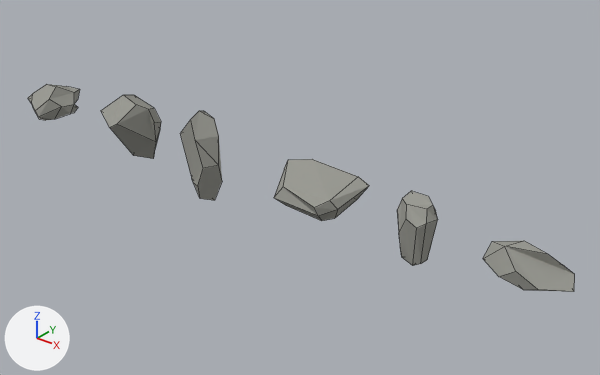
The Blender file Assets/Models/Doodads/smallRock.blend: old version first, new version second.
Both versions are drawn from a 50 mm camera at (3.8, -3.67, 2.29) aimed at (0.69, 0.22, -0.12). The axes (+X, +Y, +Z) are drawn at lower left. The lights are the same throughout. Mesh edges are drawn as thin lines.

Objects in the first picture: 's.rock1', 's.rock2', 's.rock3', 's.rock4', 's.rock5', 's.rock6'.
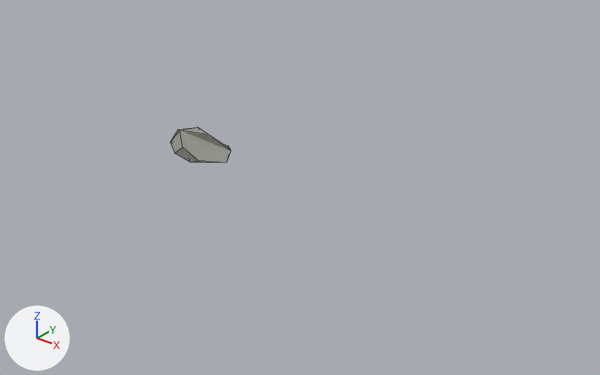
Where the newer file only moved an object's origin or applied its transform, the numbers keep the older frame.

Location of each change, [x1, y1, x2, y2] in pixels of the pictures (600 x 375 px):
's.rock6', mesh moved: before [483, 241, 575, 292]; after [170, 127, 231, 163]
's.rock2', hidden: before [274, 159, 369, 221]
's.rock1', hidden: before [180, 111, 222, 200]
's.rock3', hidden: before [101, 95, 161, 159]
's.rock5', hidden: before [397, 191, 438, 266]
's.rock4', hidden: before [28, 84, 80, 120]

Edits to the bpy script that builds the scene:
```text
Change me_icosphere_004:
    where me_icosphere_004.from_pydata(...)  # 19 vertices, 14 faces; spans x -0.213..0.313, y -0.253..0.296, z -0.558..0.591
    used by ob_s_rock1; location = (0.006, 0.0, -0.014); scale = (0.563, 0.563, 0.563)
    me_icosphere_004 part 1: the whole mesh is turned -90 degrees about the x axis through its middle, then moved by (0.0, 0.519, -0.044)
Change me_cylinder_006:
    where me_cylinder_006.from_pydata(...)  # 18 vertices, 14 faces; spans x -0.644..0.338, y -0.28..0.329, z -0.226..0.146
    used by ob_s_rock2; location = (1.054, -0.005, 0.055); scale = (0.67, 0.67, 0.67)
    me_cylinder_006 part 2: the whole mesh is turned -90 degrees about the x axis through its middle, then moved by (-1.424, 0.145, -0.022)
Change me_icosphere:
    where me_icosphere.from_pydata(...)  # 17 vertices, 13 faces; spans x -0.37..0.295, y -0.289..0.413, z -0.355..0.423
    used by ob_s_rock3; location = (-0.723, 0.0, -0.029); scale = (0.644, 0.644, 0.644)
    me_icosphere part 3: the whole mesh is turned -90 degrees about the x axis through its middle, then moved by (1.137, 0.287, 0.109)
Change me_icosphere_002:
    where me_icosphere_002.from_pydata(...)  # 25 vertices, 17 faces; spans x -0.376..0.275, y -0.287..0.362, z -0.179..0.198
    used by ob_s_rock4; location = (-1.663, 0.0, 0.011); scale = (0.68, 0.68, 0.68)
    me_icosphere_002 part 4: the whole mesh is turned -90 degrees about the x axis through its middle, then moved by (2.465, 0.147, -0.067)
Change me_cylinder_001:
    where me_cylinder_001.from_pydata(...)  # 23 vertices, 18 faces; spans x -0.165..0.166, y -0.135..0.18, z -0.272..0.299
    used by ob_s_rock5; location = (1.706, 0.0, -0.012); scale = (0.731, 0.731, 0.731)
    me_cylinder_001 part 5: the whole mesh is turned -90 degrees about the x axis through its middle, then moved by (-2.344, 0.224, -0.021)
Change me_icosphere_003:
    where me_icosphere_003.from_pydata(...)  # 17 vertices, 15 faces; spans x -0.538..0.317, y -0.309..0.279, z -0.089..0.238
    used by ob_s_rock6; location = (2.473, 0.0, 0.002); scale = (0.571, 0.571, 0.571)
    me_icosphere_003 part 6: the whole mesh is moved by (-4.198, 0.001, 0.075)
Change ob_s_rock1:
    add ob_s_rock1.hide_viewport = True
Change ob_s_rock2:
    add ob_s_rock2.hide_viewport = True
Change ob_s_rock3:
    add ob_s_rock3.hide_viewport = True
Change ob_s_rock4:
    add ob_s_rock4.hide_viewport = True
Change ob_s_rock5:
    add ob_s_rock5.hide_viewport = True
```
